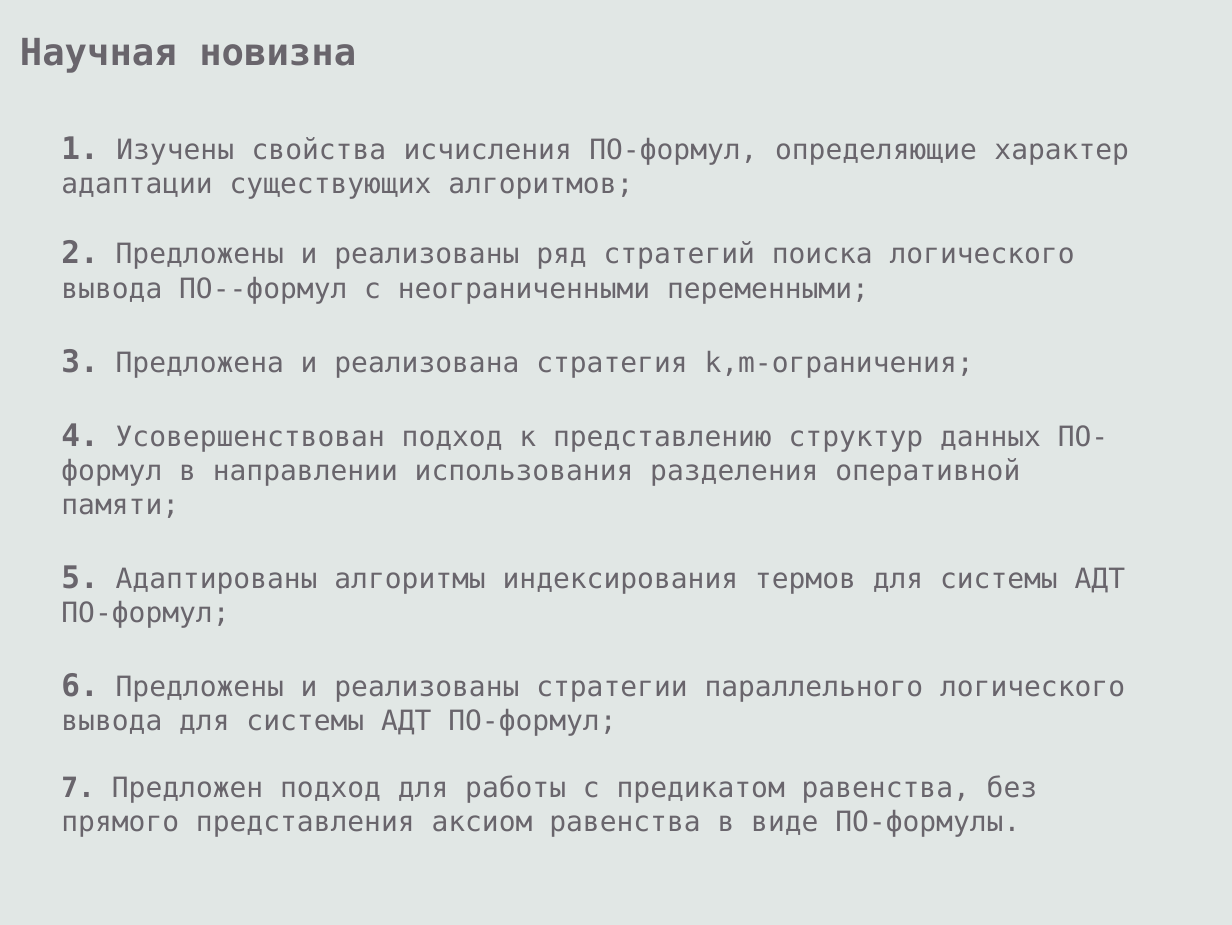
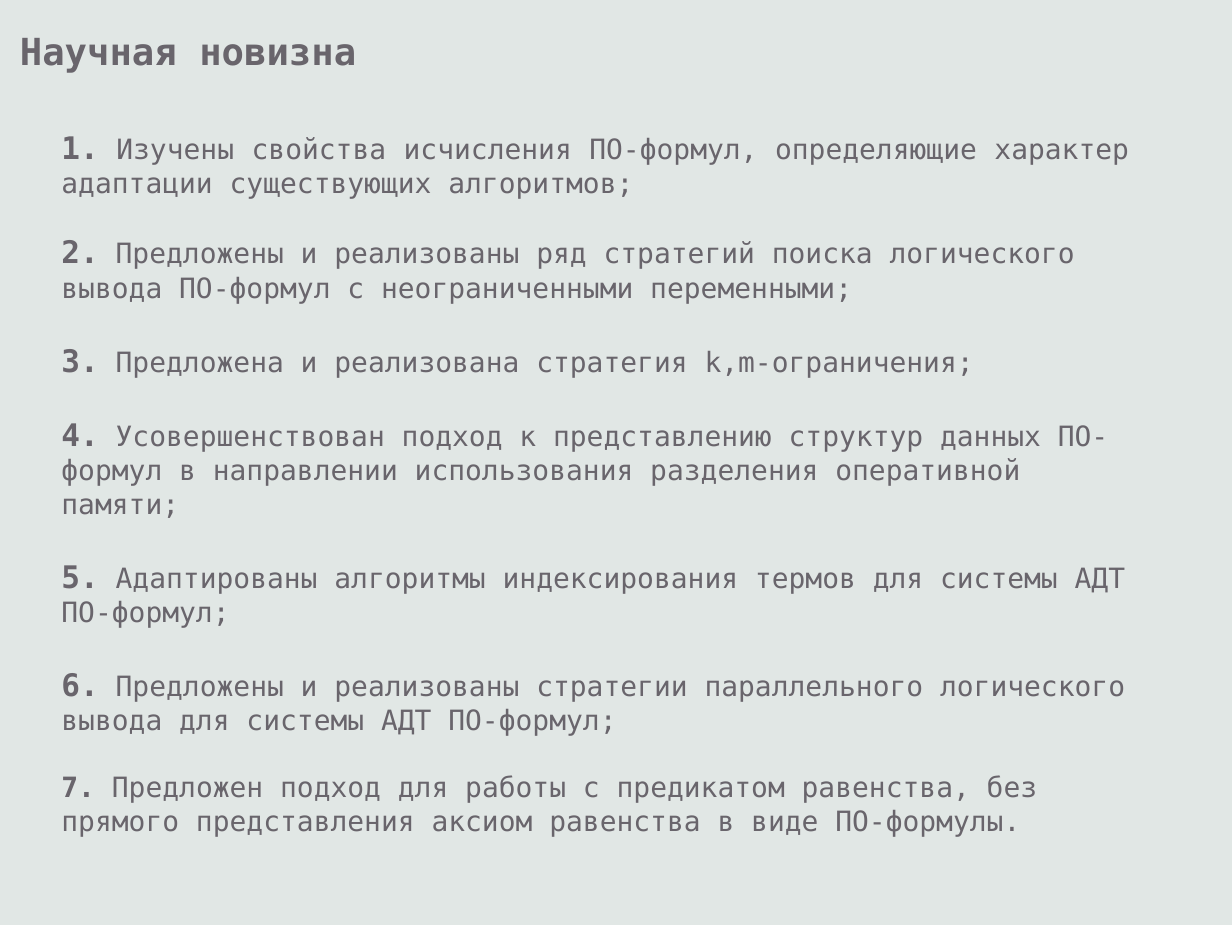
Before and after one commit to eugeneai/prisnif, a slide deck: slide 7 of brick/pres/pacman.odp. Drawn at 1232x925 pixels with LibreOffice and Linux fonts; fonts in the diff are those of the drawing. Boxes give left, top, right and bottom in pixels: in the first picture for what was removed or moved away, otherwise in the second. Text is boxed around its words. In the diff, an @@ line names an element or a change of style, - is before the commit and + after.

```diff
--- a/brick/pres/pacman.odp
+++ b/brick/pres/pacman.odp
@@ text at <box>61,240,1075,304</box>: text changed @@
-2. Предложены и реализованы ряд стратегий поиска логического вывода ПО--формул с неограниченными переменными;
+2. Предложены и реализованы ряд стратегий поиска логического вывода ПО-формул с неограниченными переменными;
```
Also in this commit, not shown: 4 other slides changed, 2 slides added, 1 slide removed, 1 other file.
